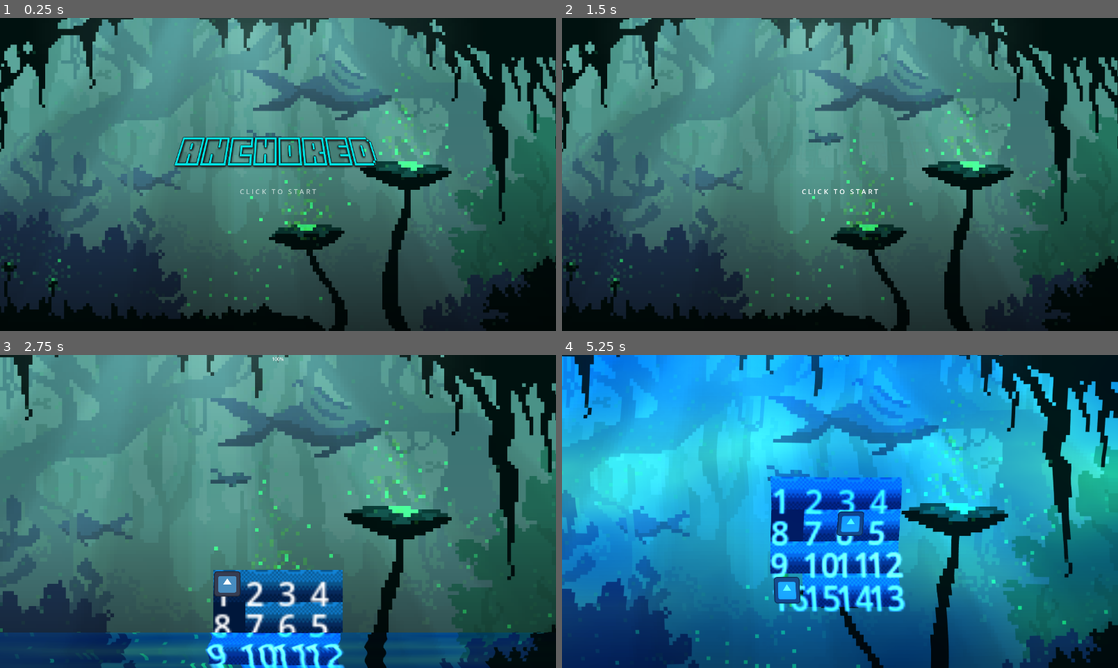
Above: before the commit, frames 1-4 (two rows, left to right).
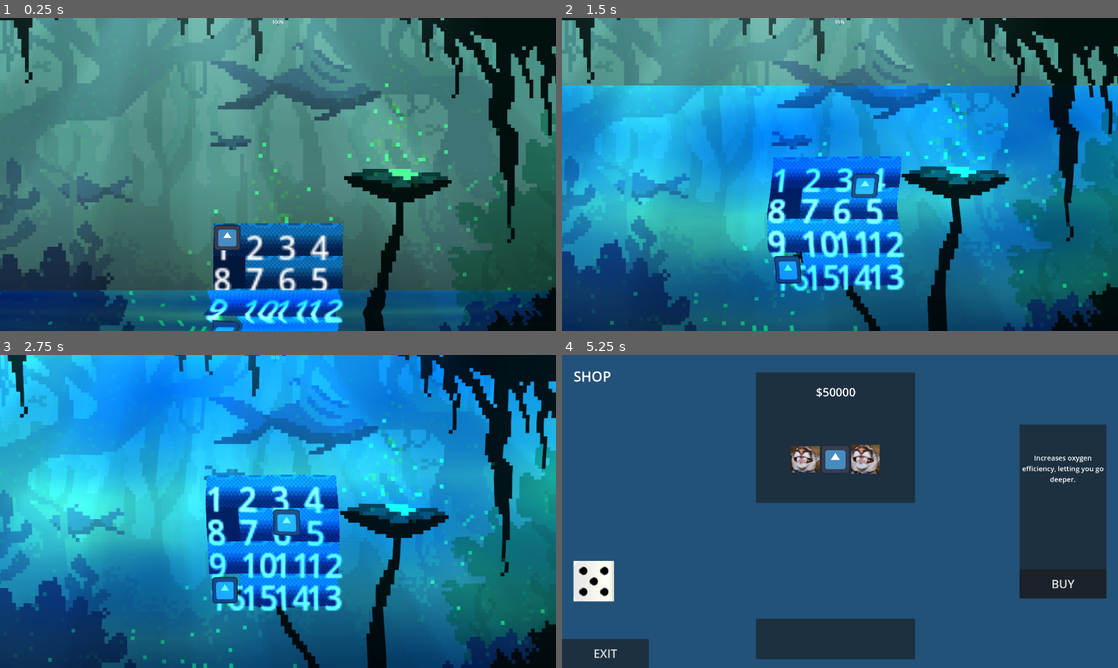
Above: after the commit, the same moments.

Repository: fakehahfaridi/gamejam2025
Game: Godot game, scene res://scenes/MainScene.tscn
The game is run twice, just before and just after one commit, with the same random seed, the same clock (stepped at 60 frames per second) and the same inputs. Before the commit the project starts from res://scenes/SplashScreen.tscn. The engine's default icon, where the game draws it, is replaced by a stand-in: a white triangle on a blue panel in a dark square.
Inputs (mouse positions are in pixels of both pictures, inside the frame that each line leads up to):
- Up to frame 1 (0.25 s): no input
- Up to frame 2 (1.5 s): tap Enter (ui_accept) at 0.5, 0.77 s; move the mouse to (962, 158) at 0.52 s; tap R (roll_dice) at 0.6, 1.35 s; click (962, 158) at 0.67 s; move the mouse to (728, 190) at 1.27 s; click (728, 190) at 1.42 s
- Up to frame 3 (2.75 s): tap Enter (ui_accept) at 1.52 s; move the mouse to (333, 442) at 2.02 s; tap R (roll_dice) at 2.1 s; click (333, 442) at 2.17 s
- Up to frame 4 (5.25 s): move the mouse to (812, 574) at 2.77 s; tap R (roll_dice) at 2.85, 3.6, 4.35 s; click (812, 574) at 2.92 s; tap Enter (ui_accept) at 3.02, 3.77, 4.52 s; move the mouse to (1006, 558) at 3.52 s; click (1006, 558) at 3.67 s; move the mouse to (673, 464) at 4.27 s; click (673, 464) at 4.42 s; click (806, 458) at 5.02 s

The runs differ from the first frame. In frame 1, 49% of the frame differs, in the area x 0-100%, y 0-100%; in frame 2, 84%; in frame 3, 87%; in frame 4, 93%.

Commit message:
shop merged

Diff:
--- a/project.godot
+++ b/project.godot
@@ -11,13 +11,15 @@
 [application]
 
 config/name="gamejam2025"
-run/main_scene="res://scenes/SplashScreen.tscn"
+run/main_scene="res://scenes/MainScene.tscn"
 config/features=PackedStringArray("4.3", "Forward Plus")
 config/icon="res://other/icon.svg"
 
 [autoload]
 
 Globals="*res://scripts/globals.gd"
+GameManager="*res://scripts/game_manager.gd"
+Inventory="*res://scripts/inventory.gd"
 
 [display]
 
--- a/scenes/MainScene.tscn
+++ b/scenes/MainScene.tscn
@@ -14,6 +14,7 @@
 [ext_resource type="Material" uid="uid://cxqik3numaw1m" path="res://shaders/water.tres" id="11_ho3sd"]
 [ext_resource type="Script" path="res://scripts/bg.gd" id="11_kwnrd"]
 [ext_resource type="Texture2D" uid="uid://myes0a3qvgni" path="res://sprites/Undersea.png" id="12_wjmsl"]
+[ext_resource type="Script" path="res://scripts/inventory.gd" id="14_7wbxx"]
 [ext_resource type="Script" path="res://scripts/underwater_overlay.gd" id="14_tsqby"]
 
 [sub_resource type="RectangleShape2D" id="RectangleShape2D_udbc6"]
@@ -548,6 +549,9 @@
 [node name="GameManager" type="Node2D" parent="."]
 script = ExtResource("10_are4d")
 
+[node name="Inventory" type="Node2D" parent="GameManager"]
+script = ExtResource("14_7wbxx")
+
 [node name="GameLayer" type="TileMapLayer" parent="GameManager"]
 tile_set = SubResource("TileSet_gtmwy")
 script = ExtResource("7_08wnj")
--- a/scenes/Shop.tscn
+++ b/scenes/Shop.tscn
@@ -1,18 +1,16 @@
-[gd_scene load_steps=6 format=3 uid="uid://dswtxix3cejxr"]
-
+[gd_scene load_steps=7 format=3 uid="uid://drktl5eecd6sm"]
+
+[ext_resource type="Script" path="res://scripts/shop_ui.gd" id="1_3xn78"]
 [ext_resource type="Texture2D" uid="uid://cgquaod4kxad1" path="res://other/dice face.png" id="4_sdqcu"]
 
 [sub_resource type="StyleBoxFlat" id="StyleBoxFlat_el2bd"]
 bg_color = Color(0.135082, 0.321104, 0.475407, 1)
 
 [sub_resource type="CompressedTexture2D" id="CompressedTexture2D_vi4rs"]
-load_path = "res://.godot/imported/icon1.png-d55c08bc35457bf212542b7263e9f834.ctex"
 
 [sub_resource type="CompressedTexture2D" id="CompressedTexture2D_42d14"]
-load_path = "res://.godot/imported/icon2.jpg-40ff770da6399065552189670abbc28b.ctex"
 
 [sub_resource type="CompressedTexture2D" id="CompressedTexture2D_xalt2"]
-load_path = "res://.godot/imported/icon3.png-f1255084200a1057dab8207afc9aa43c.ctex"
 
 [node name="Shop" type="Control"]
 layout_mode = 3
@@ -21,6 +19,7 @@
 anchor_bottom = 1.0
 grow_horizontal = 2
 grow_vertical = 2
+script = ExtResource("1_3xn78")
 
 [node name="MainContainer" type="Panel" parent="."]
 layout_mode = 1
--- a/scripts/game_manager.gd
+++ b/scripts/game_manager.gd
@@ -5,9 +5,13 @@
 # Reference to the player and board
 @onready var player = $Player
 @onready var board = $GameLayer  # Replace 'GameLayer' with the correct node name
+@onready var inventory = $Inventory  # Reference to the Inventory node
 
-#func _ready():
-	#setup_board()
+func _ready():
+	if not has_node("Inventory"):
+		add_child(inventory)  # Add inventory to the GameManager if not present
+	else:
+		inventory = $Inventory  # Get the existing Inventory node
 
 func setup_board():
 	# Update the current board size based on the depth level
@@ -28,3 +32,12 @@
 	# Recalculate the board size and reset the board
 	Globals.calculate_board_size()
 	setup_board()
+	open_shop()
+
+func open_shop():
+
+	var shop_scene = load("res://Scenes/Shop.tscn")  # Load the Shop scene
+	get_tree().change_scene_to_packed(shop_scene)  # Switch scenes
+
+#func start_next_level():
+	#setup_board()  # Reset the board after exiting the shop
--- a/scripts/inventory.gd
+++ b/scripts/inventory.gd
@@ -1,13 +1,37 @@
 extends Node
 
 var inventory = {}
-var currency = 50
+var currency = 50000
+
+var all_items = {
+	"Bubble Booster": {"price": 10, "probability": 0.5},
+	"Oxygen Tank": {"price": 20, "probability": 0.3},
+	"Dice Modifier": {"price": 15, "probability": 0.2},
+	"Deep Diver Kit": {"price": 50, "probability": 0.1},
+	"Shield Bubble": {"price": 25, "probability": 0.4}
+}
+
+func get_random_items(amount: int) -> Array:
+	var selected_items = []
+	var item_pool = all_items.keys()
+
+	while selected_items.size() < amount:
+		var random_item = item_pool[randi() % item_pool.size()]
+		var item_data = all_items[random_item]
+
+		# Probability check
+		if randf() <= item_data["probability"]:
+			selected_items.append({"name": random_item, "price": item_data["price"]})
+
+	return selected_items
 
 func add_item(item_name: String, quantity: int = 1):
 	if item_name in inventory:
 		inventory[item_name] += quantity
+		print_inventory()
 	else:
 		inventory[item_name] = quantity
+		print_inventory()
 
 func remove_item(item_name: String, quantity: int = 1):
 	if item_name in inventory:
--- a/scripts/shop.gd
+++ /dev/null
@@ -1,56 +0,0 @@
-extends Node
-
-var inventory
-
-var all_items = {
-	"Bubble Booster": {"price": 10, "probability": 0.5},
-	"Oxygen Tank": {"price": 20, "probability": 0.3},
-	"Dice Modifier": {"price": 15, "probability": 0.2},
-	"Deep Diver Kit": {"price": 50, "probability": 0.1},
-	"Shield Bubble": {"price": 25, "probability": 0.4}
-}
-
-var shop_items = {}
-
-func generate_shop():
-	shop_items.clear()
-	var item_pool = all_items.keys()
-
-	while shop_items.size() < 3:
-		var random_item = item_pool[randi() % item_pool.size()]
-		var item_data = all_items[random_item]
-
-		if randf() <= item_data["probability"]:
-			shop_items[random_item] = item_data
-
-	print_shop()
-
-func buy_item(item_name: String):
-	if item_name in shop_items:
-		var cost = shop_items[item_name]["price"]
-
-		if inventory.subtract_currency(cost):
-			inventory.add_item(item_name, 1)
-			print("Bought: " + item_name)
-		else:
-			print("Can't afford: " + item_name)
-	else: print("Item not found in shop")
-
-func print_shop():
-	print("\n--- Shop Items ---")
-	for item in shop_items.keys():
-		print(item + " $" + str(shop_items[item]["price"]))
-	print("------------------\n")
-
-func _ready():
-	inventory = get_node("/root/Main/Inventory")
-
-	print("Generating Shop...")
-	generate_shop()
-
-	buy_item("Bubble Booster")
-	buy_item("Deep Diver Kit")
-	buy_item("Oxygen Tank")
-
-	print("\nRemaining Money: $" + str(inventory.currency))
-	inventory.print_inventory()
--- a/scripts/shop_ui.gd
+++ b/scripts/shop_ui.gd
@@ -10,10 +10,6 @@
 @onready var buy_button = $MainContainer/DescriptionBackground/DescriptionContainer/BuyButton
 @onready var currency_label = $MainContainer/ShopBackground/Currency
 @onready var exit_button = $MainContainer/ExitButton
-
-# Reference to inventory & game manager
-var inventory
-var game_manager
 
 var shop_items = []  # Items currently in the shop
 var selected_item = null  # Selected item for purchasing
@@ -35,8 +31,6 @@
 }
 
 func _ready():
-	inventory = get_node("/root/GameManager/Inventory")
-	game_manager = get_node("/root/GameManager")
 
 	generate_shop()
 	update_ui()
@@ -46,7 +40,7 @@
 
 # **Generate shop items using inventory system**
 func generate_shop():
-	shop_items = inventory.get_random_items(3)
+	shop_items = Inventory.get_random_items(3)
 
 	for i in range(3):
 		if i < shop_items.size():
@@ -56,7 +50,7 @@
 
 # **Update currency UI**
 func update_ui():
-	currency_label.text = "$" + str(inventory.currency)
+	currency_label.text = "$" + str(Inventory.currency)
 
 # **Handle item selection**
 func select_item(item):
@@ -67,9 +61,9 @@
 
 # **Handle purchasing**
 func buy_selected_item():
-	if selected_item and inventory.currency >= selected_item["price"]:
-		inventory.subtract_currency(selected_item["price"])
-		inventory.add_item(selected_item["name"], 1)
+	if selected_item and Inventory.currency >= selected_item["price"]:
+		Inventory.subtract_currency(selected_item["price"])
+		Inventory.add_item(selected_item["name"], 1)
 		update_ui()
 		print("Bought: " + selected_item["name"])
 	else:
@@ -77,5 +71,6 @@
 
 # **Exit shop and return to main game**
 func exit_shop():
-	game_manager.start_next_level()
-	get_tree().change_scene_to_file("res://Scenes/MainGame.tscn")
+	print("exiting")
+	#GameManager.start_next_level()
+	get_tree().change_scene_to_file("res://scenes/MainScene.tscn")
Not shown: 1 places in scenes/MainScene.tscn that only renumber resources
